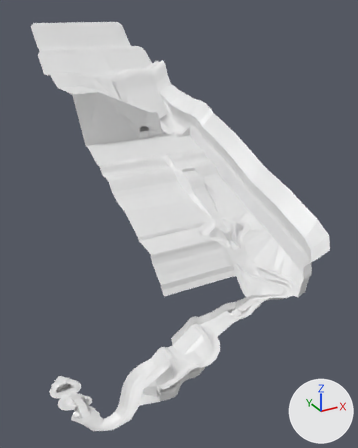
Before and after pictures for a commit that changed the FBX model Assets/Models/Environments/TrueLevel1/L1_v01.fbx.
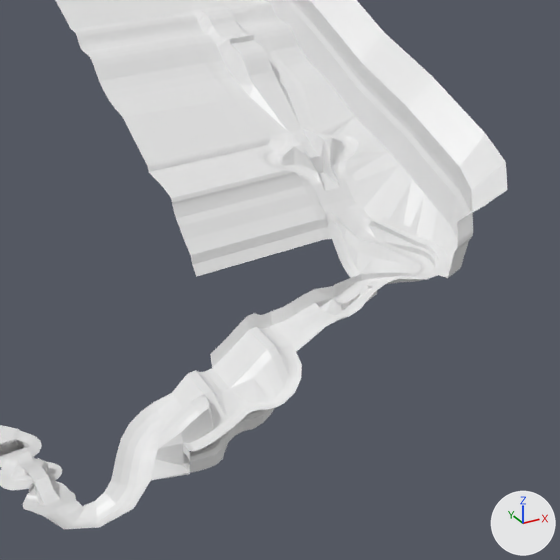
Each version appears first whole from a 50 mm lens placed at (-536.0, -1714.0, 49.0), pointed at (55.0, -640.0, -488.0), and next in a close-up on the part from 17% to 100% of the width and 33% to 100% of the height. Lighting does not change. The marker at lower right points along +X, +Y and +Z. Vertices at the same position are counted once.
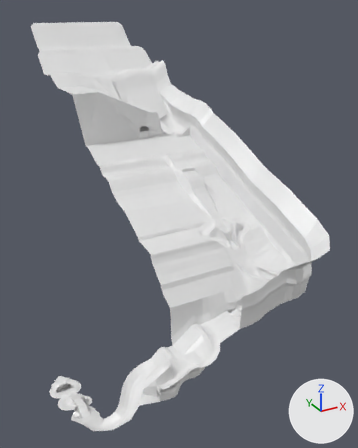
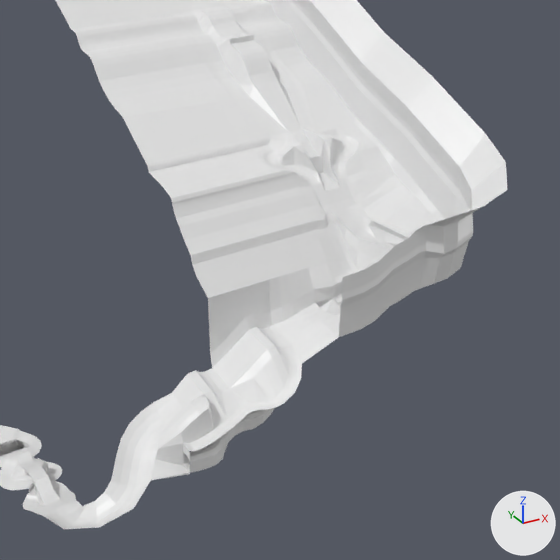
Boxes (x1, y1, x2, y2) around the edits, measured in the close-ups (560 x 560 px):
part 1 of me_grid, built on
    before: (174, 33, 472, 277)
    after: (174, 33, 482, 364)

The change in detail:
me_grid is used by ob_grid; location (0.0, 0.0, 0.0).
me_grid had 3197 vertices, 3264 faces and spanned x -363.0..217.0, y -1082.0..15.0, z -833.0..0.0.
me_grid now has 3365 vertices, 3454 faces and spans x -363.0..217.0, y -1082.0..15.0, z -833.0..0.0.
Part 1, on me_grid:
11 vertices are removed from x 44.0..153.0, y -946.0..-817.0, z -511.0..-436.0.
82 faces are deleted.
6 vertices in x 44.0, y -902.0..-862.0, z -501.0..-461.0 move by (-9.0, 0.0, 0.0).
71 vertices are added at x -127.0..176.0, y -1053.0..-789.0, z -543.0..-426.0.
24 new vertices lie (0.0, 12.0, 4.0) away from vertices in x 182.0..217.0, y -882.0..-807.0, z -417.0..-320.0.
18 new vertices lie (0.0, -13.0, -5.0) away from vertices in x 182.0..217.0, y -932.0..-882.0, z -437.0..-342.0.
5 new vertices lie (-6.0, 0.0, -36.0) away from vertices in x 182.0, y -945.0..-820.0, z -442.0..-398.0.
5 new vertices lie (-20.0, 0.0, -1.0) away from vertices in x 123.0..124.0, y -1082.0..-1042.0, z -519.0..-408.0.
14 new vertices lie (0.0, 2.0, -10.0) away from vertices in x -9.0..88.0, y -1040.0..-1022.0, z -518.0..-473.0.
14 new vertices lie (0.0, 0.0, -40.0) away from vertices in x -9.0..88.0, y -1038.0..-1020.0, z -528.0..-483.0.
14 new vertices lie (0.0, 1.0, 8.0) away from vertices in x -9.0..88.0, y -1040.0..-1022.0, z -518.0..-473.0.
14 new vertices lie (0.0, 1.0, 20.0) away from vertices in x -9.0..88.0, y -1039.0..-1021.0, z -510.0..-465.0.
272 new faces join them.
